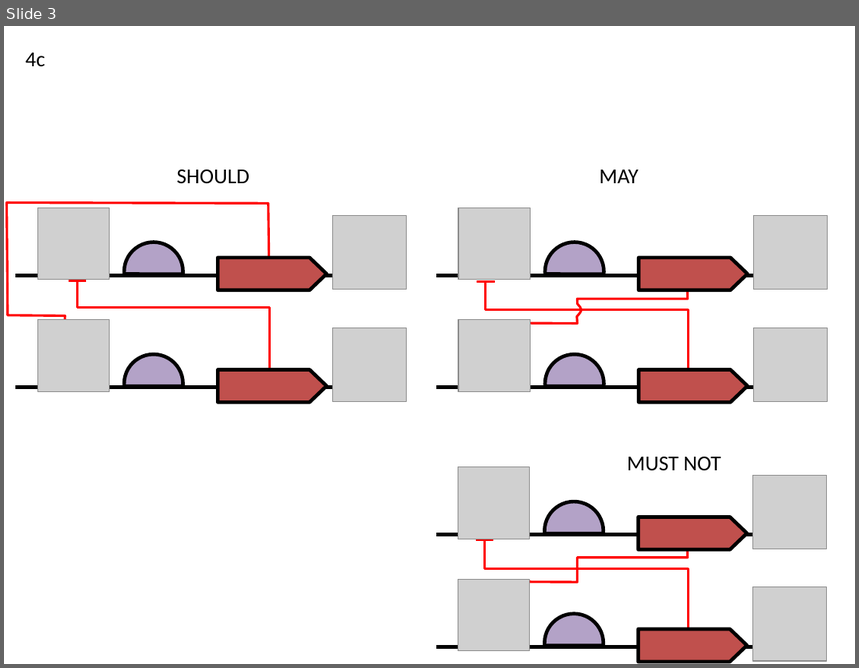
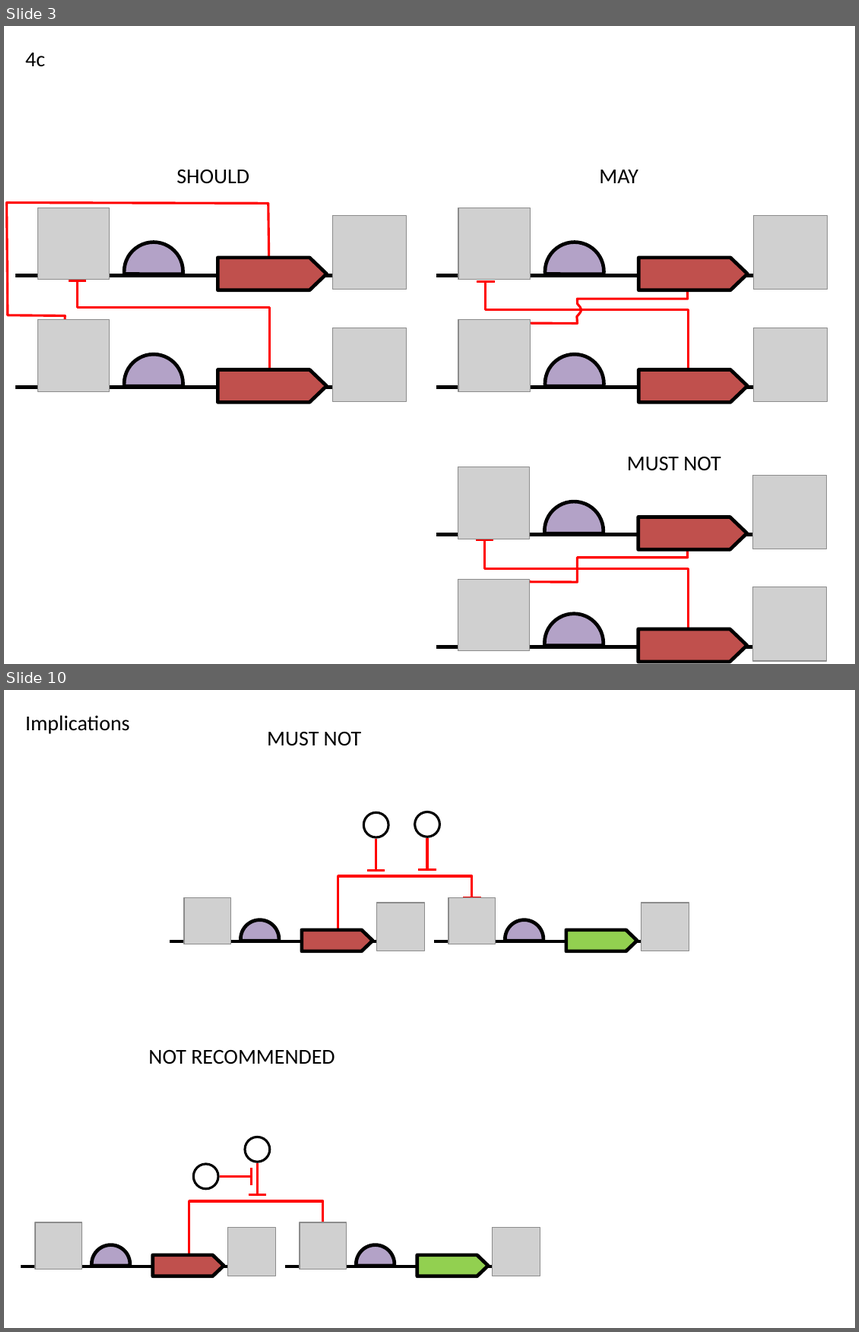
Before and after one commit to SynBioDex/SBOL-visual, a slide deck: specification/imgsrc/4.pptx. Shown one above the other, each under a label of ours: slide 3 before the commit, slides 3 and 10 after it; the slides between them are not shown. The pictures are 859x668 and 859x1332 pixels, drawn with LibreOffice and Linux fonts; fonts in the diff are those of the drawing; grey boxes stand for pictures. Boxes give left, top, right and bottom in pixels: in the first picture for what was removed or moved away, otherwise in the second. Text is boxed around its words. In the diff, an @@ line names an element or a change of style, - is before the commit and + after.

```diff
--- a/specification/imgsrc/4.pptx
+++ b/specification/imgsrc/4.pptx
@@ slide 10 added at box(4, 690, 855, 1328), background #FFFFFF @@
@@ text added at box(25, 715, 130, 734), 18 pt, text #000000 @@
+Implications
@@ text added at box(267, 732, 362, 746), 18 pt, text #000000 @@
+MUST NOT
@@ group added at box(170, 812, 690, 958): 7 lines, 4 pictures, 2 right arrows, 2 chord (boxed as its full ellipse)s, 2 ellipses, 1 elbow line @@
@@ text added at box(148, 1050, 335, 1065), 18 pt, text #000000 @@
+NOT RECOMMENDED
@@ group added at box(21, 1137, 541, 1284): 7 lines, 4 pictures, 2 right arrows, 2 chord (boxed as its full ellipse)s, 2 ellipses, 1 elbow line @@
```
Also in this commit, not shown: 4 slides changed, 3 other slides added, 1 slide removed, 13 other files.
